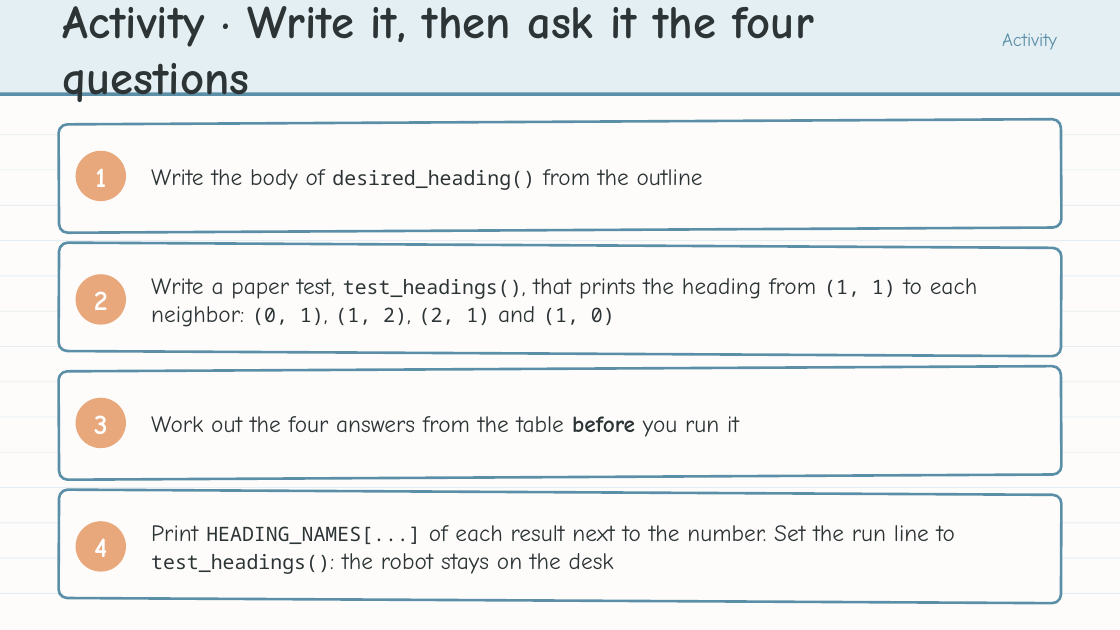
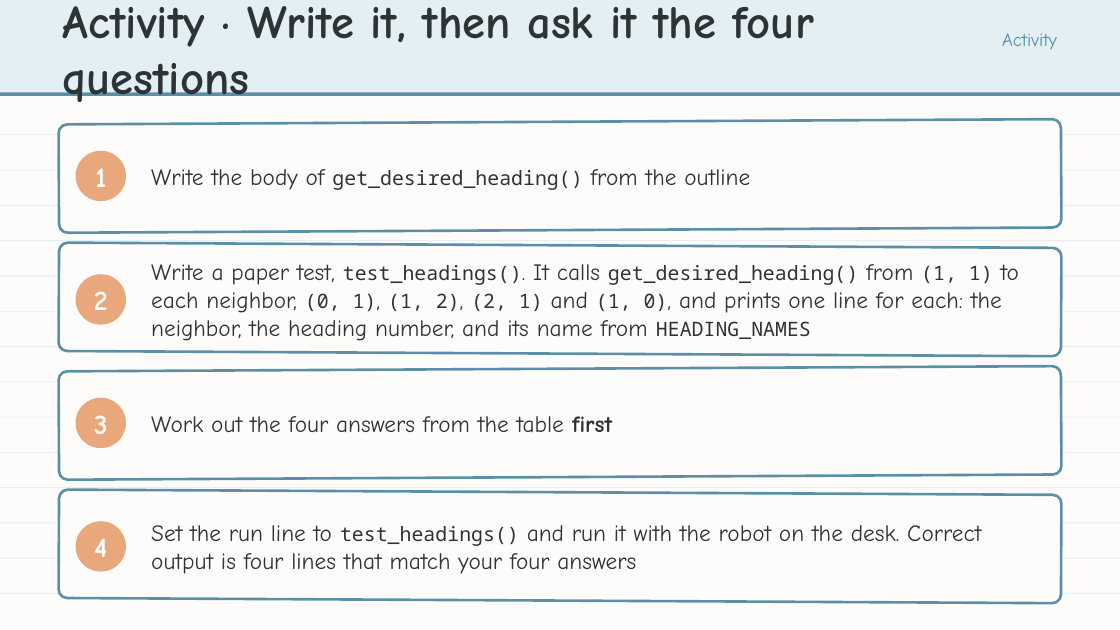
Before and after one commit to bradamiller/LearningPython, a slide deck: slide 23 of static/slides/module-04-manhattan/module-4-lesson-05-the-challenge-of-turning.pptx (slide 19 before the commit). Drawn at 1120x630 pixels with LibreOffice and Linux fonts; fonts in the diff are those of the drawing. Boxes give left, top, right and bottom in pixels: in the first picture for what was removed or moved away, otherwise in the second. Text is boxed around its words. In the diff, an @@ line names an element or a change of style, - is before the commit and + after.

```diff
--- a/static/slides/module-04-manhattan/module-4-lesson-05-the-challenge-of-turning.pptx
+++ b/static/slides/module-04-manhattan/module-4-lesson-05-the-challenge-of-turning.pptx
@@ text at bbox=[151, 169, 750, 190]: text changed @@
-Write the body of desired_heading() from the outline
+Write the body of get_desired_heading() from the outline
@@ text at bbox=[151, 264, 1019, 341]: text changed @@
-Write a paper test, test_headings(), that prints the heading from (1, 1) to each neighbor: (0, 1), (1, 2), (2, 1) and (1, 0)
+Write a paper test, test_headings(). It calls get_desired_heading() from (1, 1) to each neighbor, (0, 1), (1, 2), (2, 1) and (1, 0), and prints one line for each: the neighbor, the heading number, and its name from HEADING_NAMES
@@ text at bbox=[151, 416, 612, 433]: text changed @@
-Work out the four answers from the table before you run it
+Work out the four answers from the table first
@@ text at bbox=[151, 525, 981, 574]: text changed @@
-Print HEADING_NAMES[...] of each result next to the number. Set the run line to test_headings(): the robot stays on the desk
+Set the run line to test_headings() and run it with the robot on the desk. Correct output is four lines that match your four answers
```
Also in this commit, not shown: 16 other slides changed, 4 slides added, 1 slide removed, 8 other files.
